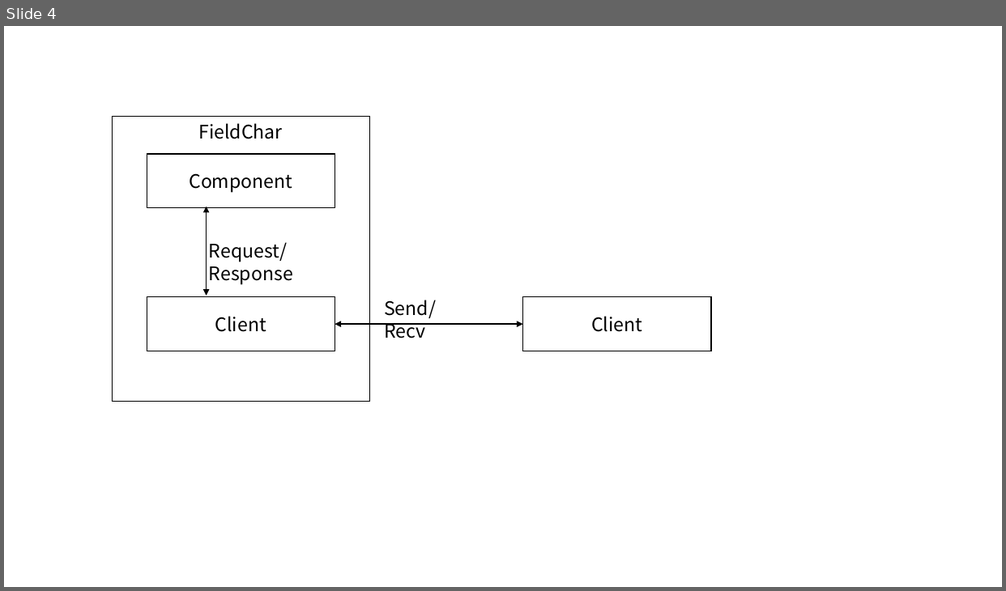
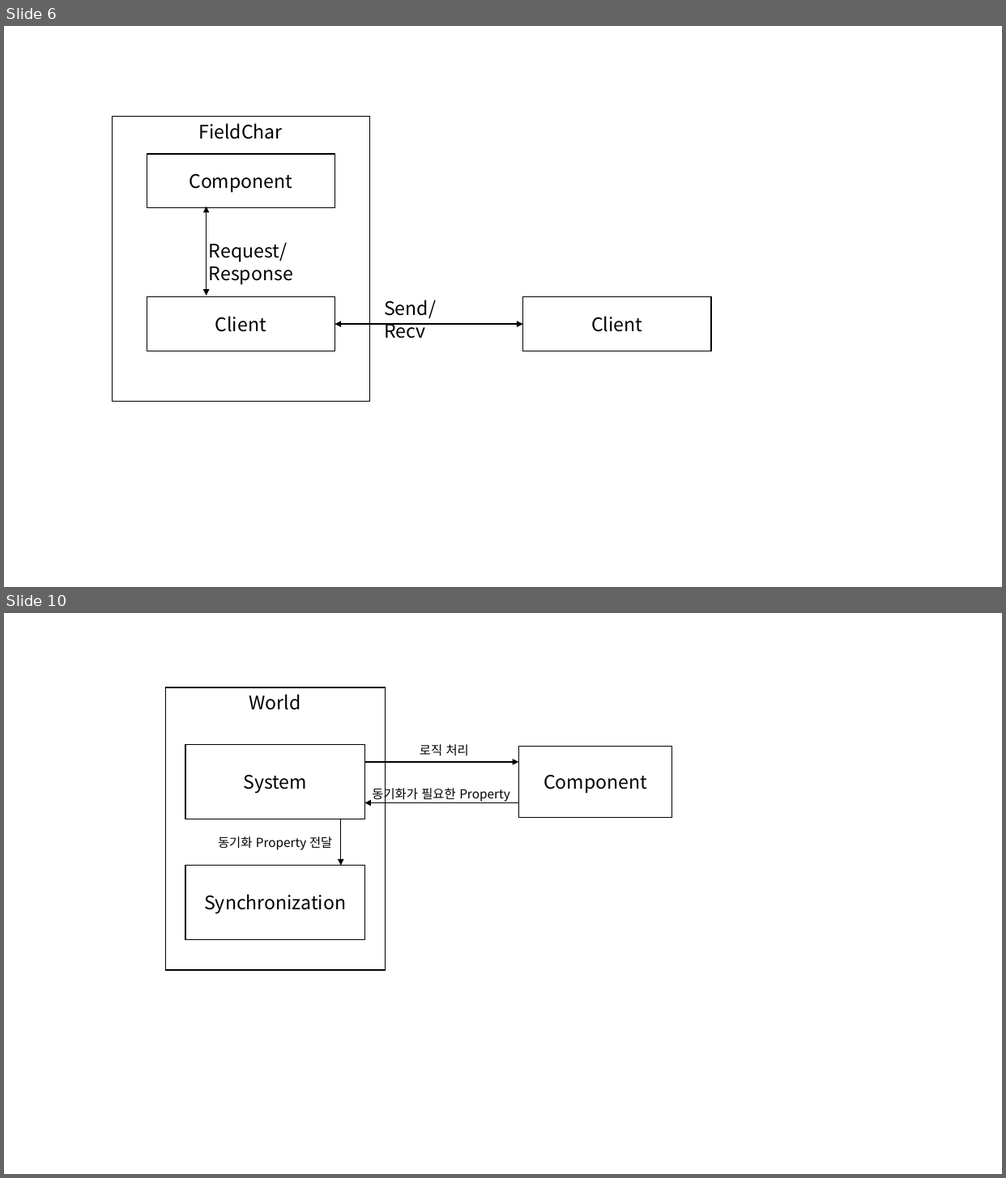
Before and after one commit to KeeJuneLim/Portfolio, a slide deck: 프레젠테이션1.pptx. Shown one above the other, each under a label of ours: slide 4 before the commit, slides 6 and 10 after it; the slides between them are not shown. The pictures are 1006x591 and 1006x1178 pixels, drawn with LibreOffice and Linux fonts; fonts in the diff are those of the drawing. Boxes give left, top, right and bottom in pixels: in the first picture for what was removed or moved away, otherwise in the second. Text is boxed around its words. In the diff, an @@ line names an element or a change of style, - is before the commit and + after.

```diff
--- a/프레젠테이션1.pptx
+++ b/프레젠테이션1.pptx
@@ slide 10 added at bbox=[4, 613, 1002, 1174], background #FFFFFF @@
@@ rectangle added at bbox=[166, 688, 385, 971], fill #FFFFFF, outline #000000 1 pt, 18 pt, text #000000 @@
+World
@@ rectangle added at bbox=[186, 745, 364, 820], fill #FFFFFF, outline #000000 1 pt, 18 pt, text #000000 @@
+System
@@ text added at bbox=[420, 744, 469, 756], 12 pt, text #000000 @@
+로직 처리
@@ rectangle added at bbox=[519, 747, 672, 817], fill #FFFFFF, outline #000000 1 pt, 18 pt, text #000000 @@
+Component
@@ arrow added from (364, 762) to (519, 762), #000000 1 pt @@
@@ arrow added from (519, 803) to (364, 803), #000000 1 pt @@
@@ text added at bbox=[372, 786, 510, 803], 12 pt, text #000000 @@
+동기화가 필요한 Property
@@ arrow added from (341, 819) to (341, 865), #000000 1 pt @@
@@ text added at bbox=[218, 837, 332, 850], 12 pt, text #000000 @@
+동기화 Property 전달
@@ rectangle added at bbox=[186, 865, 364, 940], fill #FFFFFF, outline #000000 1 pt, 18 pt, text #000000 @@
+Synchronization
@@ what was slide 4 is now slide 6 @@
```
Also in this commit, not shown: 7 other slides added, 1 slide removed, 42 other files.
